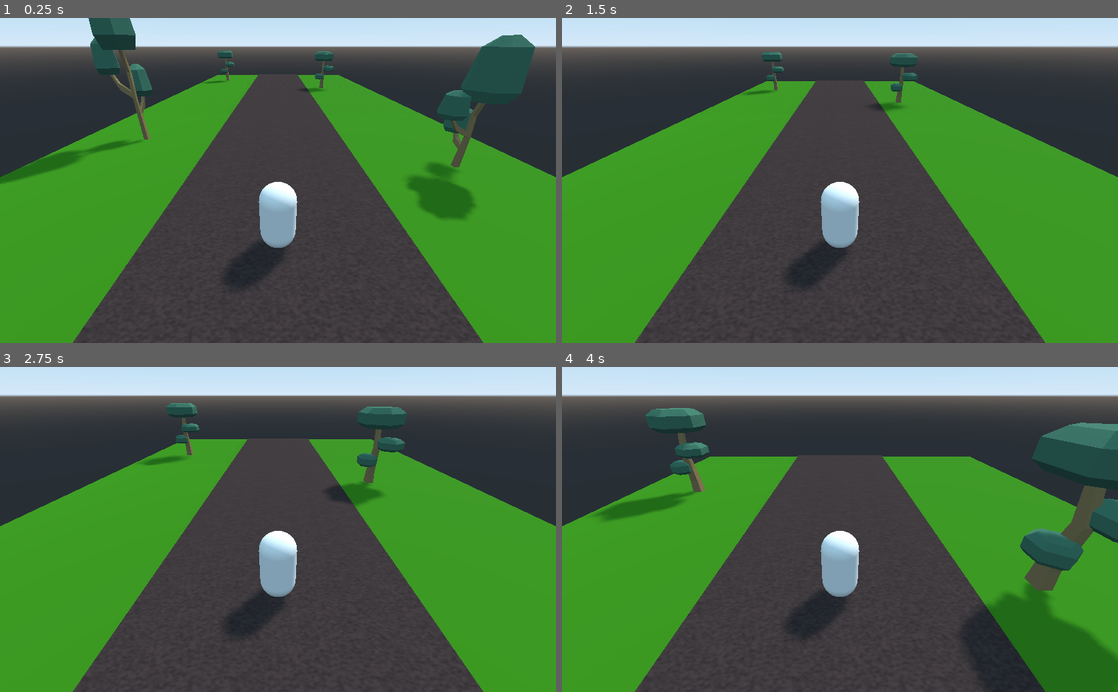
Above: before the commit, frames 1-4 (two rows, left to right).
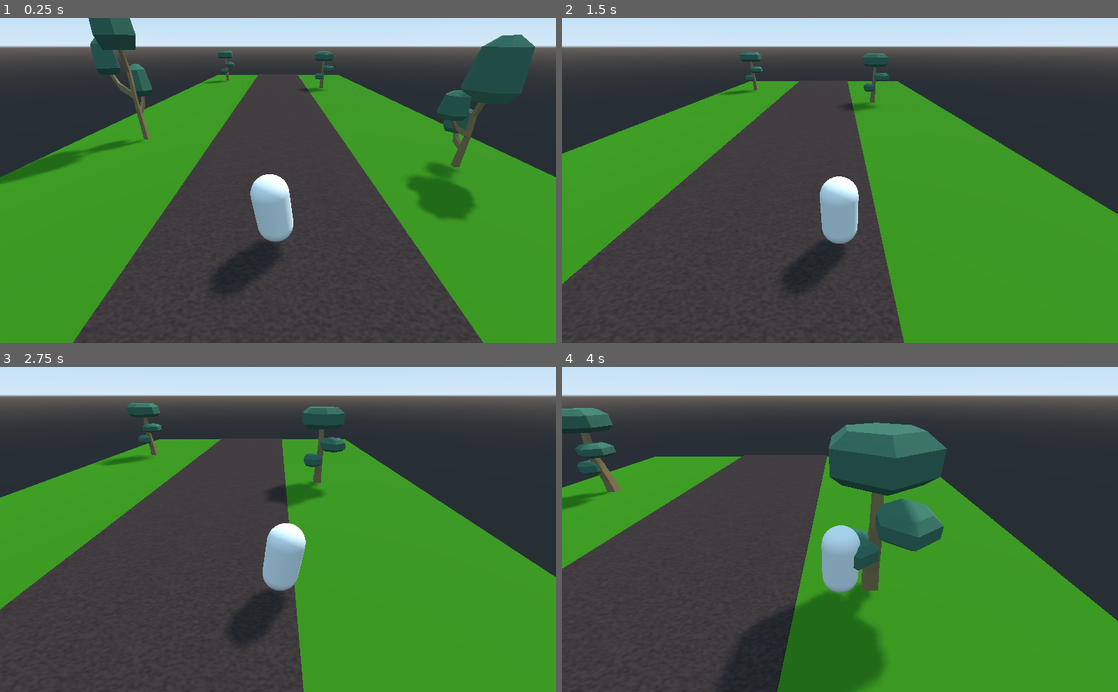
Above: after the commit, the same moments.

Repository: CSIXILL/godot_aitajuoksu_ma_2022
Game: Godot game, scene res://Main.tscn
The game is run twice, just before and just after one commit, with the same random seed, the same clock (stepped at 60 frames per second) and the same inputs.
Inputs:
- Up to frame 1 (0.25 s): no input
- Up to frame 2 (1.5 s): hold Right (move_right, bound only after the commit) 0.53-1.28 s; hold Left (move_left, bound only after the commit) from 1.28 s (still down)
- Up to frame 3 (2.75 s): release Left (move_left, bound only after the commit) at 2.03 s; hold Right (move_right, bound only after the commit) from 2.03 s (still down)
- Up to frame 4 (4 s): release Right (move_right, bound only after the commit) at 3.53 s; hold Left (move_left, bound only after the commit) from 3.53 s (still down)

The runs differ from the first frame. In frame 1, 0.9% of the frame differs, in the area x 38-54%, y 48-85%; in frame 2, 28%; in frame 3, 35%; in frame 4, 56%, in the area x 0-100%, y 12-100%.

Commit message:
velocity

Diff:
--- a/Player.gd
+++ b/Player.gd
@@ -1,9 +1,31 @@
 extends KinematicBody
 
 var run_speed := 8.0
+var sidestep_speed := 5.0
+var velocity := Vector3()
+
+var time: float = 0.0
+var step_freq: float = 2.0
+var step_height: float = 0.2
+var step_tilt: float = 8.0
+
 
 onready var body_hinge = $BodyHinge
 
 
 func _physics_process(delta):
-	move_and_slide(Vector3(0, 0, -run_speed))
+	body_hinge.translation.y = step_height * (1 + sin(2.0 * PI * step_freq * time))
+	body_hinge.rotation_degrees.z = step_tilt * sin(PI * step_freq * time)
+	time += delta
+
+	var sideways: float = 0.0
+
+	if Input.is_action_pressed("move_right"):
+		sideways += 1.0
+
+	if Input.is_action_pressed("move_left"):
+		sideways -= 1.0
+
+	velocity.x = sideways * sidestep_speed
+	velocity.z = -run_speed
+	move_and_slide(velocity)
--- a/Player.tscn
+++ b/Player.tscn
@@ -1,8 +1,11 @@
-[gd_scene load_steps=3 format=2]
+[gd_scene load_steps=4 format=2]
 
 [ext_resource path="res://Player.gd" type="Script" id=1]
 
 [sub_resource type="CapsuleMesh" id=1]
+radius = 0.5
+
+[sub_resource type="CapsuleShape" id=2]
 radius = 0.5
 
 [node name="Player" type="KinematicBody"]
@@ -18,3 +21,7 @@
 mesh = SubResource( 1 )
 skeleton = NodePath("../..")
 material/0 = null
+
+[node name="CollisionShape" type="CollisionShape" parent="."]
+transform = Transform( 1, 0, 0, 0, -4.37114e-08, 1, 0, -1, -4.37114e-08, 0, 1, 0 )
+shape = SubResource( 2 )
--- a/RoadBase.tscn
+++ b/RoadBase.tscn
@@ -33,3 +33,13 @@
 [node name="Sand" type="MeshInstance" parent="Grass"]
 mesh = SubResource( 6 )
 material/0 = null
+
+[node name="Colliders" type="Spatial" parent="Grass/Sand"]
+
+[node name="GuardRailRight" type="StaticBody" parent="Grass/Sand/Colliders"]
+
+[node name="CollisionShape" type="CollisionShape" parent="Grass/Sand/Colliders/GuardRailRight"]
+
+[node name="GuardRailLeft" type="StaticBody" parent="Grass/Sand/Colliders"]
+
+[node name="CollisionShape" type="CollisionShape" parent="Grass/Sand/Colliders/GuardRailLeft"]
--- a/project.godot
+++ b/project.godot
@@ -14,6 +14,24 @@
 run/main_scene="res://Main.tscn"
 config/icon="res://icon.png"
 
+[input]
+
+move_right={
+"deadzone": 0.5,
+"events": [ Object(InputEventKey,"resource_local_to_scene":false,"resource_name":"","device":0,"alt":false,"shift":false,"control":false,"meta":false,"command":false,"pressed":false,"scancode":16777233,"physical_scancode":0,"unicode":0,"echo":false,"script":null)
+ ]
+}
+move_left={
+"deadzone": 0.5,
+"events": [ Object(InputEventKey,"resource_local_to_scene":false,"resource_name":"","device":0,"alt":false,"shift":false,"control":false,"meta":false,"command":false,"pressed":false,"scancode":16777231,"physical_scancode":0,"unicode":0,"echo":false,"script":null)
+ ]
+}
+jump={
+"deadzone": 0.5,
+"events": [ Object(InputEventKey,"resource_local_to_scene":false,"resource_name":"","device":0,"alt":false,"shift":false,"control":false,"meta":false,"command":false,"pressed":false,"scancode":32,"physical_scancode":0,"unicode":0,"echo":false,"script":null)
+ ]
+}
+
 [physics]
 
 common/enable_pause_aware_picking=true
